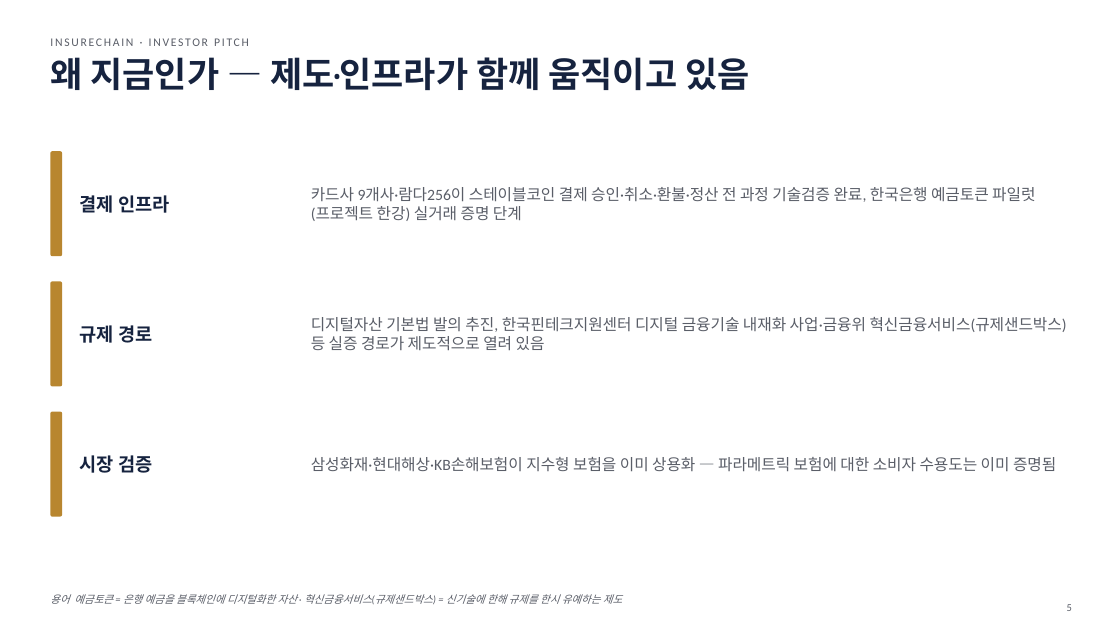
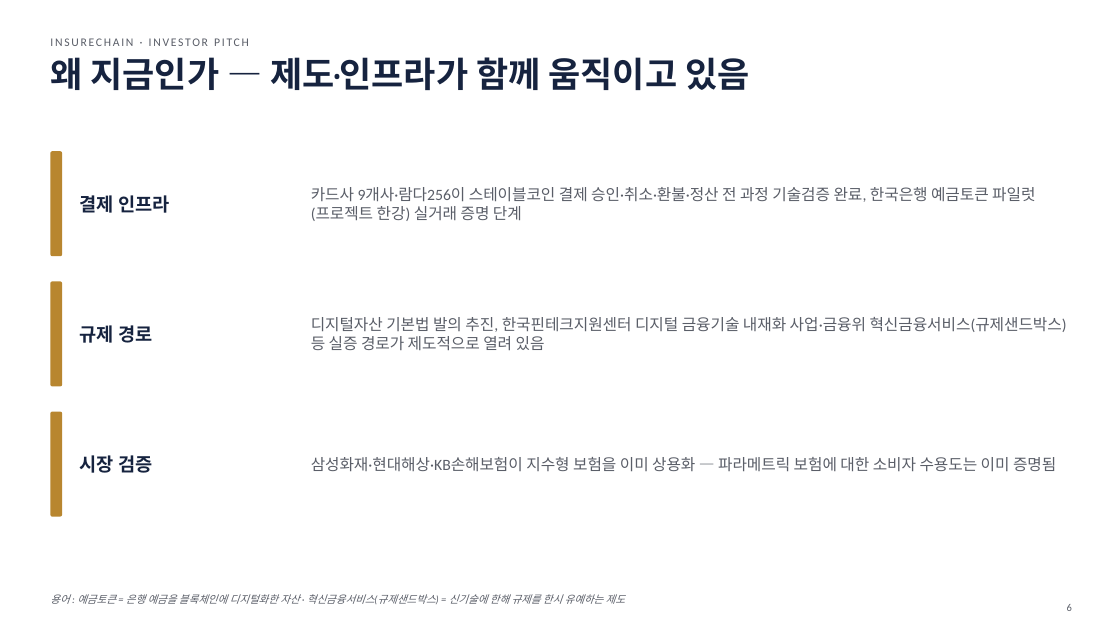
Before and after one commit to leeyonsei78/capstone_project_alpha, a slide deck: slide 6 of 인슈어체인_투자피칭_발표자료.pptx (slide 5 before the commit). Drawn at 1120x630 pixels with LibreOffice and Linux fonts; fonts in the diff are those of the drawing. Boxes give left, top, right and bottom in pixels: in the first picture for what was removed or moved away, otherwise in the second. Text is boxed around its words. In the diff, an @@ line names an element or a change of style, - is before the commit and + after.

```diff
--- a/인슈어체인_투자피칭_발표자료.pptx
+++ b/인슈어체인_투자피칭_발표자료.pptx
@@ text at [50,594,625,604]: text changed @@
-용어 예금토큰 = 은행 예금을 블록체인에 디지털화한 자산 · 혁신금융서비스(규제샌드박스) = 신기술에 한해 규제를 한시 유예하는 제도
+용어 : 예금토큰 = 은행 예금을 블록체인에 디지털화한 자산 · 혁신금융서비스(규제샌드박스) = 신기술에 한해 규제를 한시 유예하는 제도
@@ page number at [1067,604,1072,611]: text changed @@
-5
+6
```
Also in this commit, not shown: 13 other slides changed, 1 slide added.
